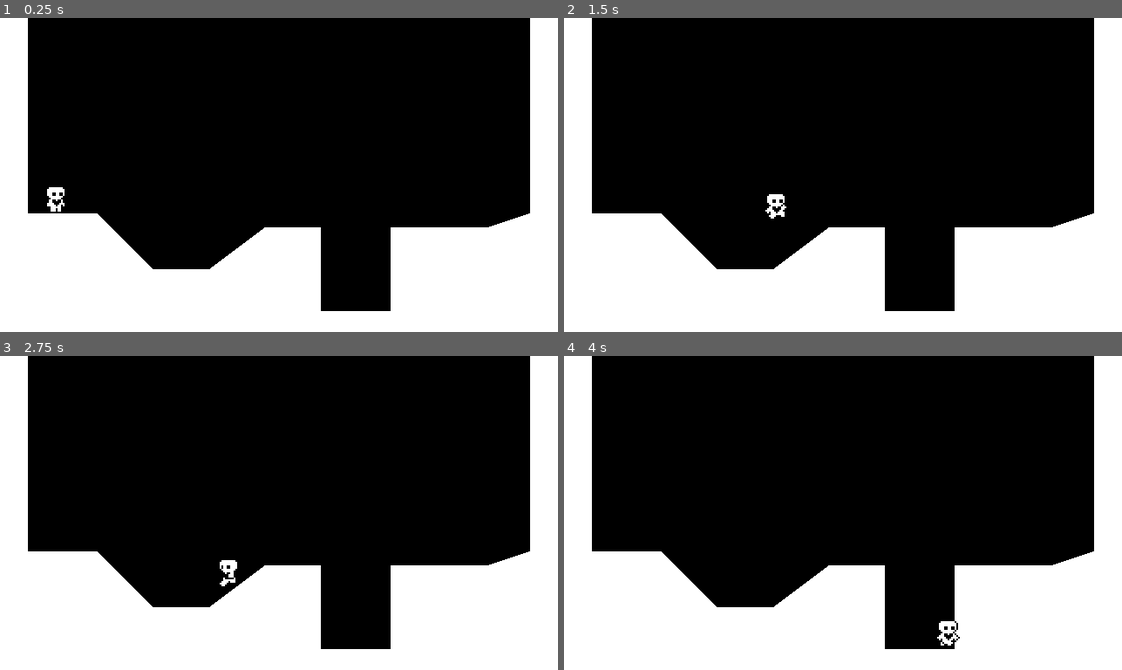
Above: before the commit, frames 1-4 (two rows, left to right).
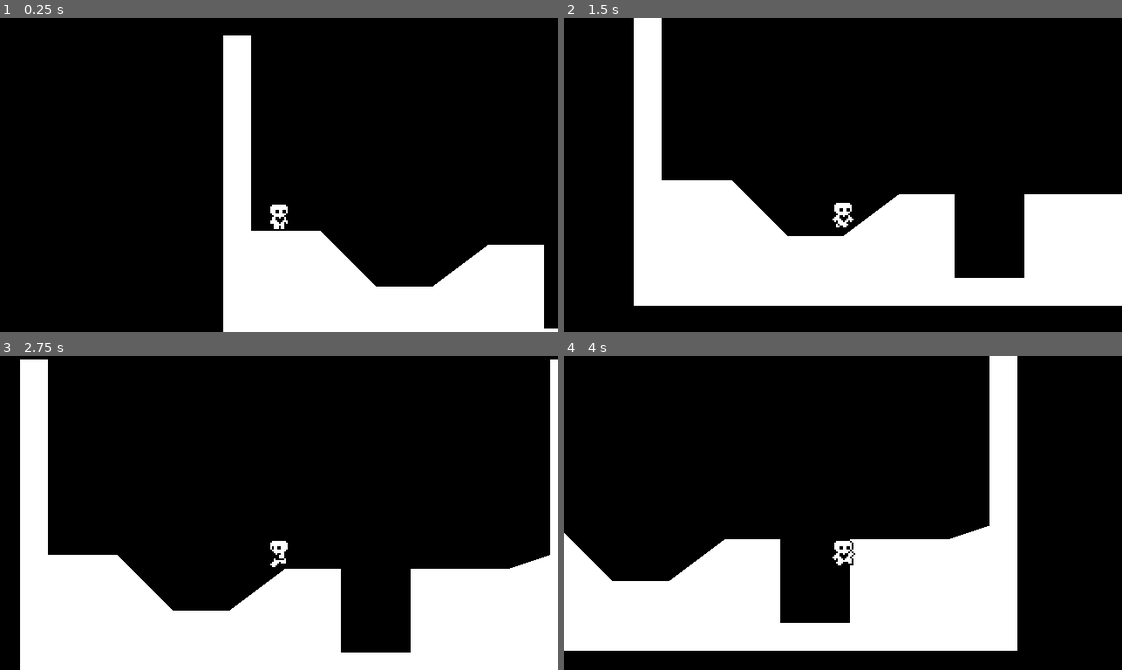
Above: after the commit, the same moments.

Repository: brunobmello25/godot-heart-platformer
Game: Godot game, scene res://scenes/world/world.tscn
Same seed, same stepped clock (60 frames per second), same inputs: the game is played once before the commit and once after it.
Inputs:
- Up to frame 1 (0.25 s): no input
- Up to frame 2 (1.5 s): tap Enter at 0.5 s; hold Right (move_right) from 0.53 s (still down); tap Space (jump) at 0.6, 0.77, 1.07, 1.35 s
- Up to frame 3 (2.75 s): tap Space (jump) at 1.52, 1.82, 2.1 s; release Right (move_right) at 2.03 s; hold Left (move_left) from 2.03 s (still down)
- Up to frame 4 (4 s): release Left (move_left) at 2.78 s; hold Right (move_right) from 2.78 s (still down); tap Space (jump) at 2.85, 3.02, 3.32, 3.6, 3.77 s

The runs differ from the first frame. In frame 1, 28% of the frame differs, in the area x 0-100%, y 0-100%; in frame 2, 34%; in frame 3, 12%; in frame 4, 33%.

Commit message:
camera + some variables + wall jump

Diff:
--- a/scenes/player/faster_movement_data.tres
+++ /dev/null
@@ -1,10 +0,0 @@
-[gd_resource type="Resource" script_class="PlayerMovementData" load_steps=2 format=3 uid="uid://duil3f2ffdso3"]
-
-[ext_resource type="Script" path="res://scenes/player/player_movement_data.gd" id="1_wwscn"]
-
-[resource]
-script = ExtResource("1_wwscn")
-speed = 120.0
-jump_velocity = -350.0
-acceleration = 1000
-friction = 1000
--- a/scenes/player/player.gd
+++ b/scenes/player/player.gd
@@ -8,14 +8,18 @@
 @onready var sprite = $AnimatedSprite2D
 @onready var coyote_timer = $CoytoteJumpTimer
 
+var can_air_jump = false
+
 
 func _physics_process(delta: float):
 	apply_gravity(delta)
 
 	handle_jump()
+	handle_wall_jump()
 
 	var input_axis = Input.get_axis("move_left", "move_right")
 	handle_acceleration(input_axis, delta)
+	handle_air_acceleration(input_axis, delta)
 	apply_friction(input_axis, delta)
 	apply_air_resistance(input_axis, delta)
 
@@ -37,19 +41,49 @@
 		coyote_timer.start()
 
 
+func handle_wall_jump():
+	if not is_on_wall():
+		return
+	var wall_normal = get_wall_normal()
+
+	if (
+		(Input.is_action_just_pressed("move_left") and wall_normal == Vector2.LEFT)
+		or (Input.is_action_just_pressed("move_right") and wall_normal == Vector2.RIGHT)
+	):
+		velocity.x = wall_normal.x * movement_data.speed * movement_data.wall_jump_factor
+		velocity.y = movement_data.jump_velocity * movement_data.wall_jump_factor
+
+
 func handle_jump():
+	if is_on_floor():
+		can_air_jump = true
+
 	if is_on_floor() or coyote_timer.time_left > 0.0:
 		if Input.is_action_just_pressed("jump"):
 			velocity.y = movement_data.jump_velocity
 	if not is_on_floor():
 		if Input.is_action_just_released("jump") and velocity.y < movement_data.jump_velocity / 2:
 			velocity.y = movement_data.jump_velocity / 2
+		if Input.is_action_just_pressed("jump") and can_air_jump:
+			velocity.y = movement_data.jump_velocity * movement_data.air_jump_factor
+			can_air_jump = false
 
 
 func handle_acceleration(input_axis: float, delta: float):
+	if not is_on_floor():
+		return
 	if input_axis:
 		velocity.x = move_toward(
 			velocity.x, movement_data.speed * input_axis, movement_data.acceleration * delta
+		)
+
+
+func handle_air_acceleration(input_axis: float, delta: float):
+	if is_on_floor():
+		return
+	if input_axis:
+		velocity.x = move_toward(
+			velocity.x, movement_data.speed * input_axis, movement_data.air_acceleration * delta
 		)
 
 
--- a/scenes/player/player.tscn
+++ b/scenes/player/player.tscn
@@ -99,3 +99,6 @@
 [node name="CoytoteJumpTimer" type="Timer" parent="."]
 wait_time = 0.15
 one_shot = true
+
+[node name="Camera2D" type="Camera2D" parent="."]
+position = Vector2(0, -32)
--- a/scenes/player/player_movement_data.gd
+++ b/scenes/player/player_movement_data.gd
@@ -7,3 +7,6 @@
 @export var friction = 1000
 @export var gravity_scale = 1.0
 @export var air_resistance = 200.0
+@export var air_acceleration = 400
+@export var air_jump_factor = 0.8
+@export var wall_jump_factor = 0.8
